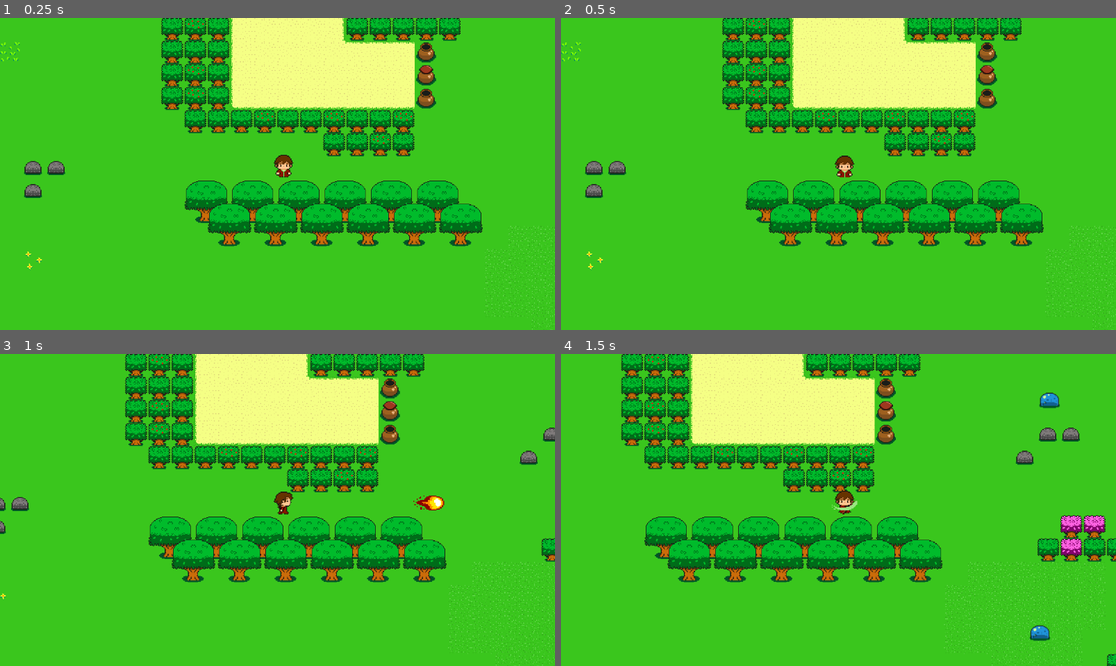
Above: before the commit, frames 1-4 (two rows, left to right).
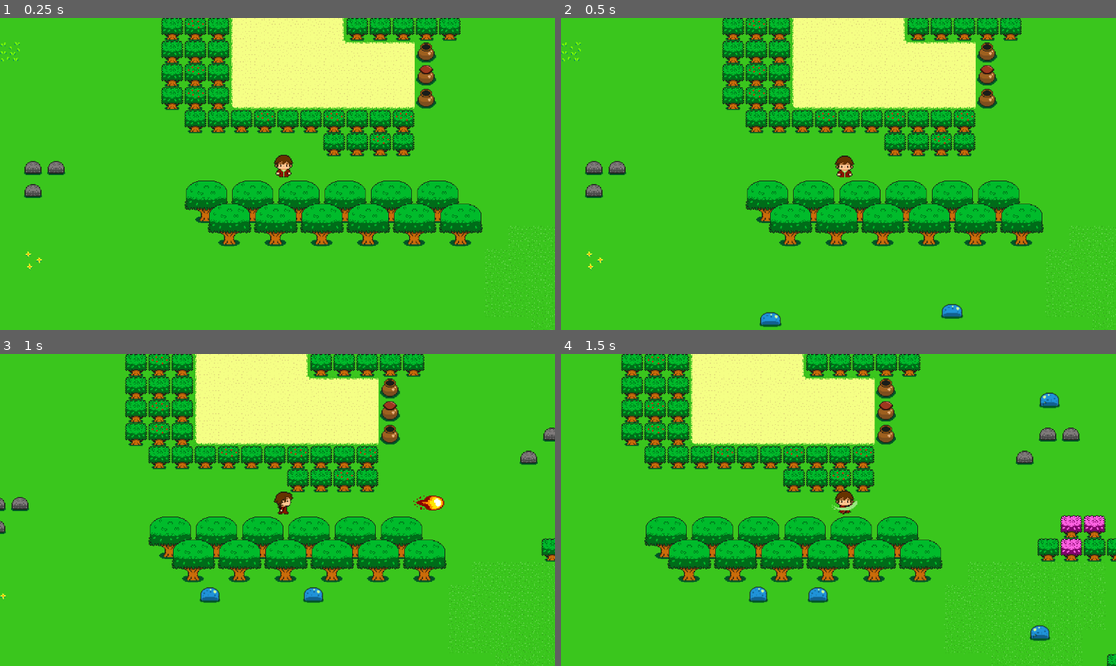
Above: after the commit, the same moments.

Repository: AlexGarciaPrada/Zelda-like-Game
Game: Godot game, scene res://PruebasAlex.tscn
The game is run twice, just before and just after one commit, with the same random seed, the same clock (stepped at 60 frames per second) and the same inputs.
Inputs:
- Up to frame 1 (0.25 s): no input
- Up to frame 2 (0.5 s): no input
- Up to frame 3 (1 s): hold Right (ui_right) from 0.53 s (still down); tap F (FireBall) at 0.6 s
- Up to frame 4 (1.5 s): release Right (ui_right) at 1.28 s; hold Down (ui_down) from 1.28 s (still down); tap M (Attack) at 1.35 s

Frame 1 is identical in both runs. In frame 2, 0.3% of the frame differs, in the area x 35-73%, y 91-100%; in frame 3, 0.3%; in frame 4, 0.3%.

Commit message:
explosion fireball

Diff:
--- a/FireBall.gd
+++ b/FireBall.gd
@@ -2,6 +2,7 @@
 
 const SPEED = 600
 @onready var animation =$AnimatedSprite2D
+var collision = false
 func _ready():
 	animation.play("fireball")
 func _physics_process(delta):
@@ -10,3 +11,17 @@
 
 func _on_visible_on_screen_notifier_2d_screen_exited():
 	queue_free()
+
+
+
+func _on_area_2d_area_entered(area):
+	if area.is_in_group("Environment") or area.is_in_group("Enemy"):
+		animation.scale = animation.scale * 0.6
+		animation.play("explosion")
+		velocity = Vector2(0,0)
+		collision=true
+
+
+func _on_animated_sprite_2d_animation_finished():
+	if collision:
+		queue_free()
--- a/FireBall.tscn
+++ b/FireBall.tscn
@@ -1,10 +1,23 @@
-[gd_scene load_steps=9 format=3 uid="uid://c4yl5dsh12o4d"]
+[gd_scene load_steps=13 format=3 uid="uid://c4yl5dsh12o4d"]
 
 [ext_resource type="Script" path="res://FireBall.gd" id="1_eo5ir"]
 [ext_resource type="Texture2D" uid="uid://cfk7esr8rgs4p" path="res://Assets Videojuego/Sprites/Hechizos/Fireball.png" id="2_lo133"]
+[ext_resource type="Texture2D" uid="uid://co0g3yt6xhf5j" path="res://Assets Videojuego/Sprites/Hechizos/Explosión fireball.png" id="2_x5wxa"]
 
 [sub_resource type="CircleShape2D" id="CircleShape2D_jrl6q"]
 radius = 46.0977
+
+[sub_resource type="AtlasTexture" id="AtlasTexture_p7oqs"]
+atlas = ExtResource("2_x5wxa")
+region = Rect2(0, 0, 32, 32)
+
+[sub_resource type="AtlasTexture" id="AtlasTexture_ne42j"]
+atlas = ExtResource("2_x5wxa")
+region = Rect2(32, 0, 32, 32)
+
+[sub_resource type="AtlasTexture" id="AtlasTexture_tvvpf"]
+atlas = ExtResource("2_x5wxa")
+region = Rect2(0, 32, 32, 32)
 
 [sub_resource type="AtlasTexture" id="AtlasTexture_o4mfy"]
 atlas = ExtResource("2_lo133")
@@ -24,6 +37,20 @@
 
 [sub_resource type="SpriteFrames" id="SpriteFrames_65f1h"]
 animations = [{
+"frames": [{
+"duration": 1.0,
+"texture": SubResource("AtlasTexture_p7oqs")
+}, {
+"duration": 1.0,
+"texture": SubResource("AtlasTexture_ne42j")
+}, {
+"duration": 1.0,
+"texture": SubResource("AtlasTexture_tvvpf")
+}],
+"loop": false,
+"name": &"explosion",
+"speed": 5.0
+}, {
 "frames": [{
 "duration": 0.5,
 "texture": SubResource("AtlasTexture_o4mfy")
@@ -64,6 +91,10 @@
 texture_filter = 3
 scale = Vector2(4.205, 4.205)
 sprite_frames = SubResource("SpriteFrames_65f1h")
-animation = &"fireball"
+animation = &"explosion"
+frame = 2
+frame_progress = 1.0
 
+[connection signal="area_entered" from="Area2D" to="." method="_on_area_2d_area_entered"]
 [connection signal="screen_exited" from="VisibleOnScreenNotifier2D" to="." method="_on_visible_on_screen_notifier_2d_screen_exited"]
+[connection signal="animation_finished" from="AnimatedSprite2D" to="." method="_on_animated_sprite_2d_animation_finished"]
--- a/PruebasAlex.tscn
+++ b/PruebasAlex.tscn
@@ -197,6 +197,16 @@
 collision_layer = 4
 collision_mask = 4
 
+[node name="EnemyProof5" parent="." instance=ExtResource("3_ves6u")]
+position = Vector2(223, 258)
+collision_layer = 4
+collision_mask = 4
+
+[node name="EnemyProof6" parent="." instance=ExtResource("3_ves6u")]
+position = Vector2(-135, 283)
+collision_layer = 4
+collision_mask = 4
+
 [node name="EnemyProof2" parent="." instance=ExtResource("3_ves6u")]
 position = Vector2(-418, 228)
 collision_layer = 4
Binary file added: Assets Videojuego/Sprites/Hechizos/Explosión fireball.png
Not shown, added: Assets Videojuego/Sprites/Hechizos/Explosión fireball.png.import
Binary file added: Assets Videojuego/Sprites/Hechizos/Explosión polvo.png
Not shown, added: Assets Videojuego/Sprites/Hechizos/Explosión polvo.png.import
Not shown, added: Assets Videojuego/Sprites/Hechizos/Explosión fireball-20240605-165130.piskel
Not shown, added: Assets Videojuego/Sprites/Hechizos/Explosión polvo-20240605-170000.piskel
